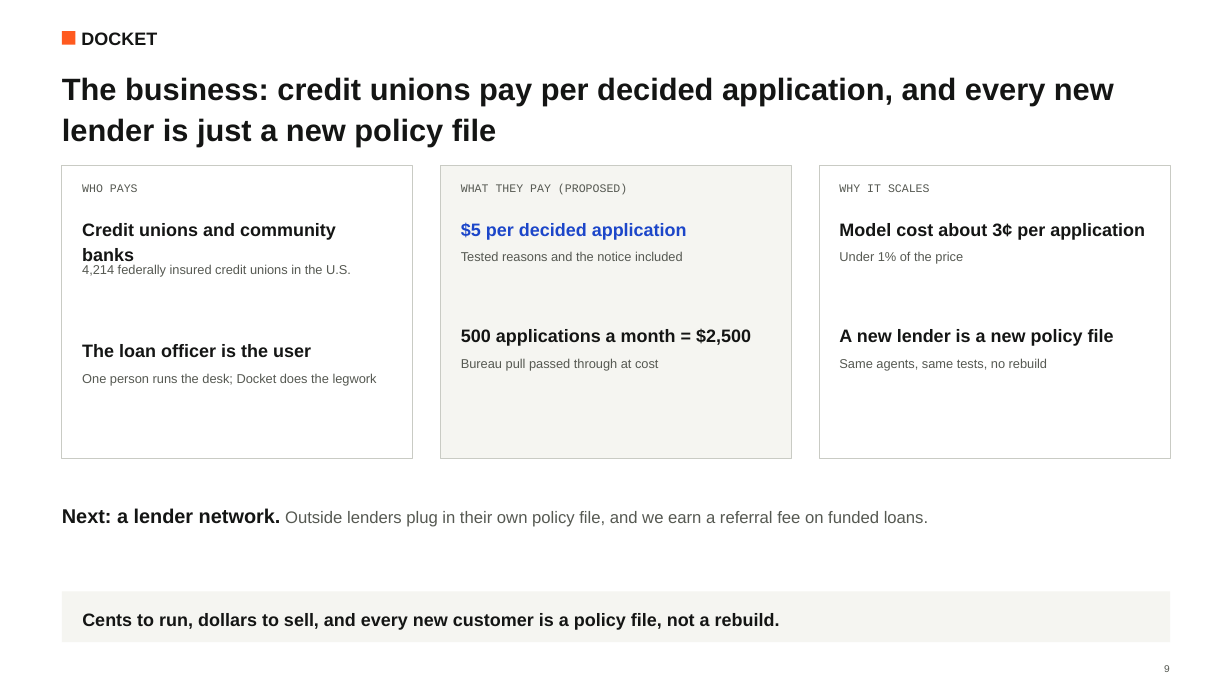
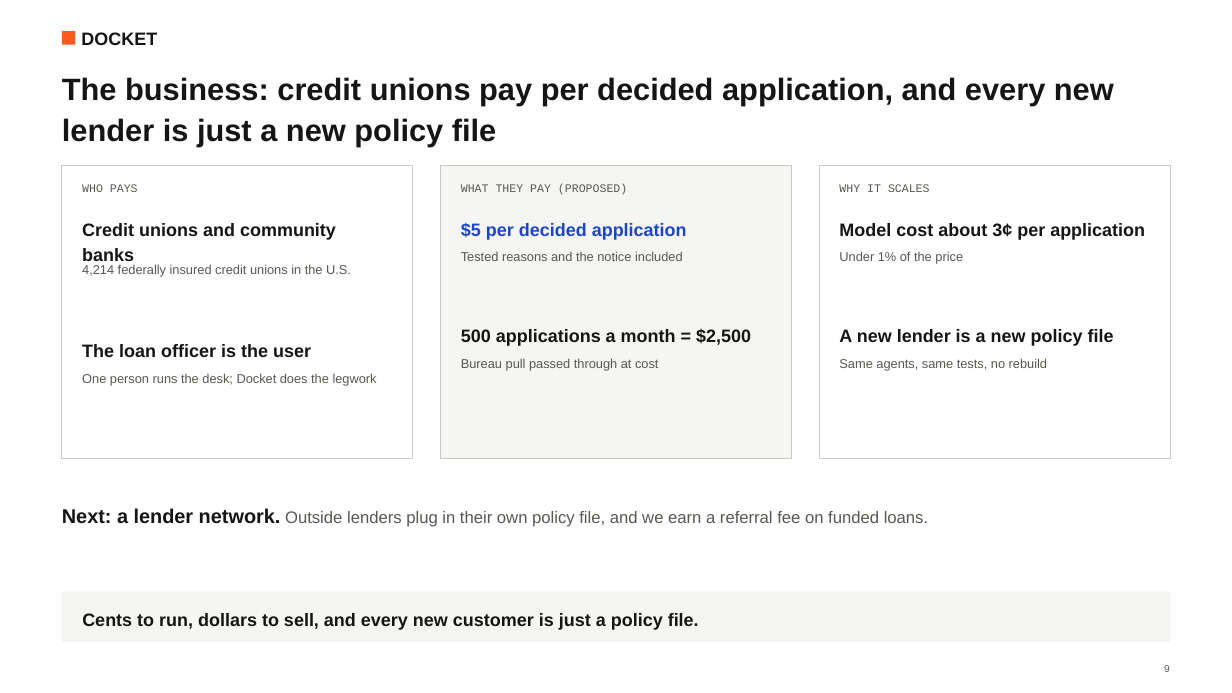
Before and after one commit to alphagengar1/docket, a slide deck: slide 16 of design/deck/pitch/docket-deck-v7-general.pptx. Drawn at 1232x693 pixels with LibreOffice and Linux fonts; fonts in the diff are those of the drawing. Boxes give left, top, right and bottom in pixels: in the first picture for what was removed or moved away, otherwise in the second. Text is boxed around its words. In the diff, an @@ line names an element or a change of style, - is before the commit and + after.

```diff
--- a/design/deck/pitch/docket-deck-v7-general.pptx
+++ b/design/deck/pitch/docket-deck-v7-general.pptx
@@ text at <box>82,613,699,630</box>: text changed @@
-Cents to run, dollars to sell, and every new customer is a policy file, not a rebuild.
+Cents to run, dollars to sell, and every new customer is just a policy file.
```
Also in this commit, not shown: 1 other slide changed, 5 other files.
